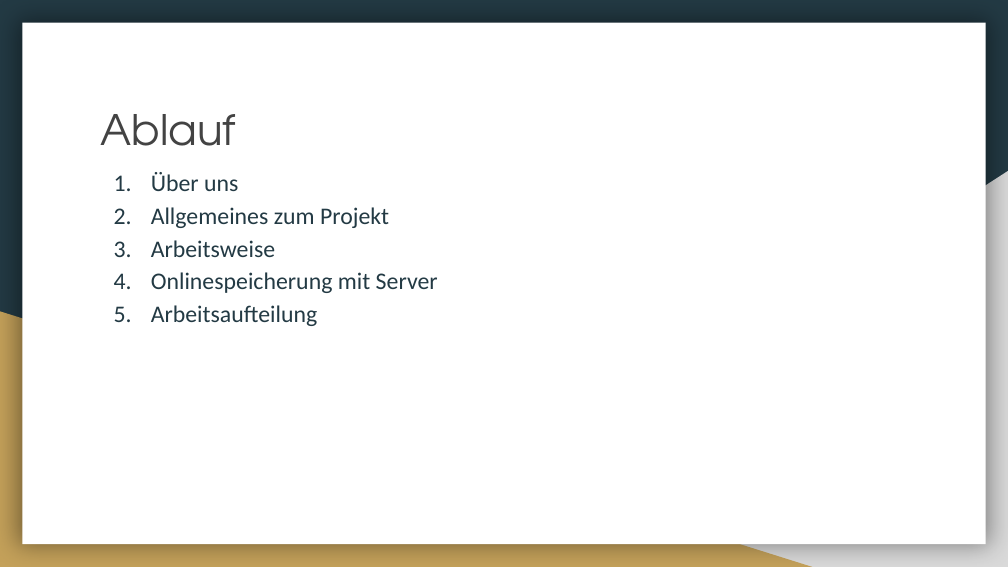
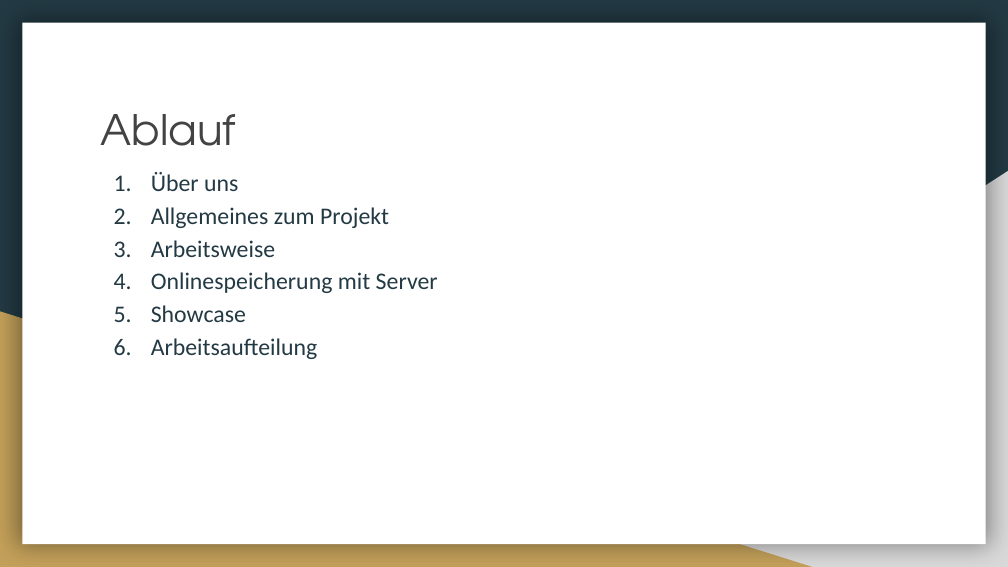
Before and after one commit to Lexa-Heda/TSA, a slide deck: slide 2 of TSA_Vortrag.pptx. Drawn at 1008x567 pixels with LibreOffice and Linux fonts; fonts in the diff are those of the drawing. Boxes give left, top, right and bottom in pixels: in the first picture for what was removed or moved away, otherwise in the second. Text is boxed around its words. In the diff, an @@ line names an element or a change of style, - is before the commit and + after.

```diff
--- a/TSA_Vortrag.pptx
+++ b/TSA_Vortrag.pptx
@@ text at [151, 305, 246, 322]: paragraph added @@
+5. Showcase
```
Also in this commit, not shown: 2 other slides changed, 1 other file.
